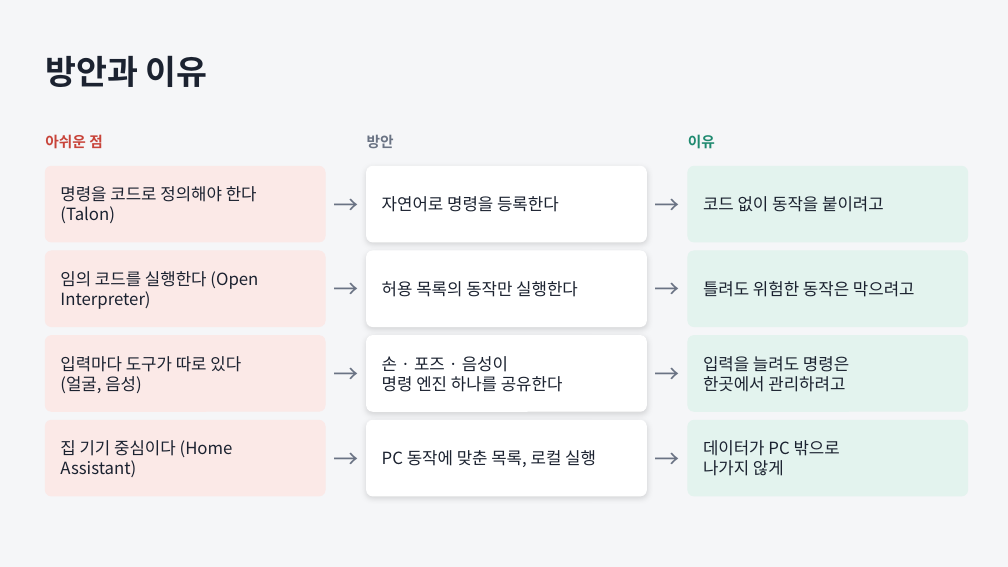
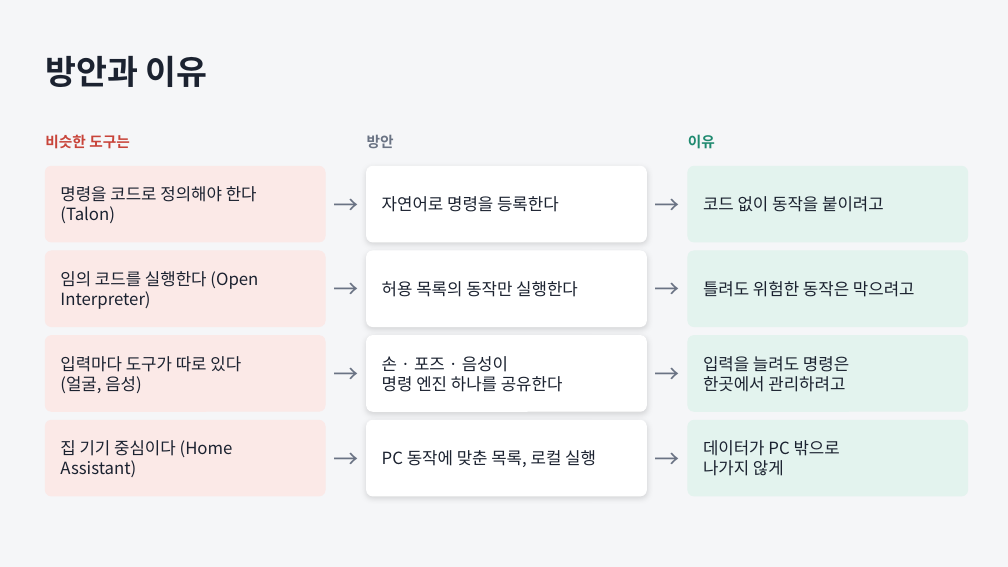
Before and after one commit to JungUH-0/JungPra, a slide deck: slide 4 of pythonpra/myproject/ppt/assistant_process.pptx. Drawn at 1008x567 pixels with LibreOffice and Linux fonts; fonts in the diff are those of the drawing. Boxes give left, top, right and bottom in pixels: in the first picture for what was removed or moved away, otherwise in the second. Text is boxed around its words. In the diff, an @@ line names an element or a change of style, - is before the commit and + after.

```diff
--- a/pythonpra/myproject/ppt/assistant_process.pptx
+++ b/pythonpra/myproject/ppt/assistant_process.pptx
@@ text at bbox=[45, 134, 130, 149]: text changed @@
-아쉬운 점
+비슷한 도구는
```
Also in this commit, not shown: 2 other slides changed, 3 other files.
